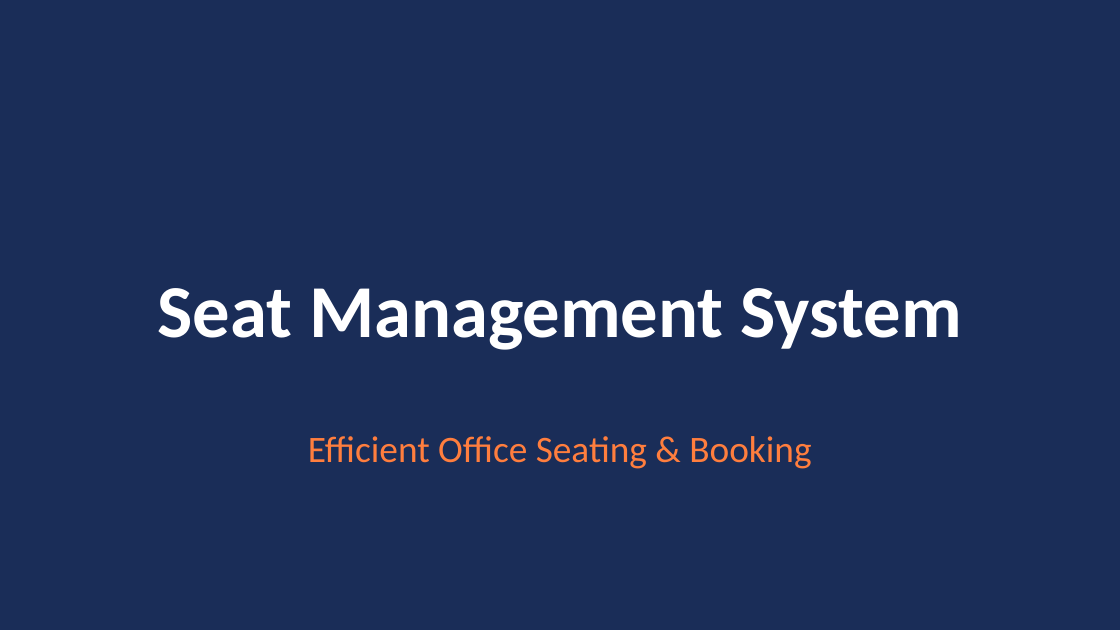
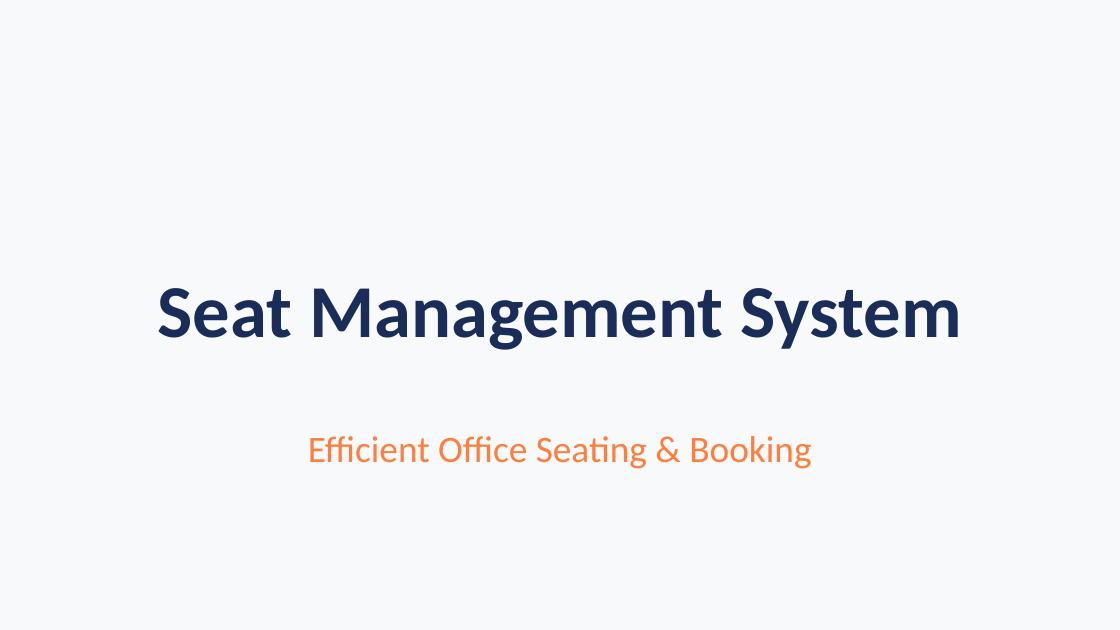
Before and after one commit to AyushAgrawal2004/SeatManagementSystem, a slide deck: slide 1 of SeatManagementSystem_Presentation.pptx. Drawn at 1120x630 pixels with LibreOffice and Linux fonts; fonts in the diff are those of the drawing. Boxes give left, top, right and bottom in pixels: in the first picture for what was removed or moved away, otherwise in the second. Text is boxed around its words. In the diff, an @@ line names an element or a change of style, - is before the commit and + after.

Commit message:
docs: use consistent light background across all presentation slides

```diff
--- a/SeatManagementSystem_Presentation.pptx
+++ b/SeatManagementSystem_Presentation.pptx
@@ background #1A2D58 to #F8F9FA @@
@@ text "Seat Management System" at <box>158,288,962,350</box>: text colour #FFFFFF to #1A2D58 @@
```
Also in this commit, not shown: 5 other slides changed.
